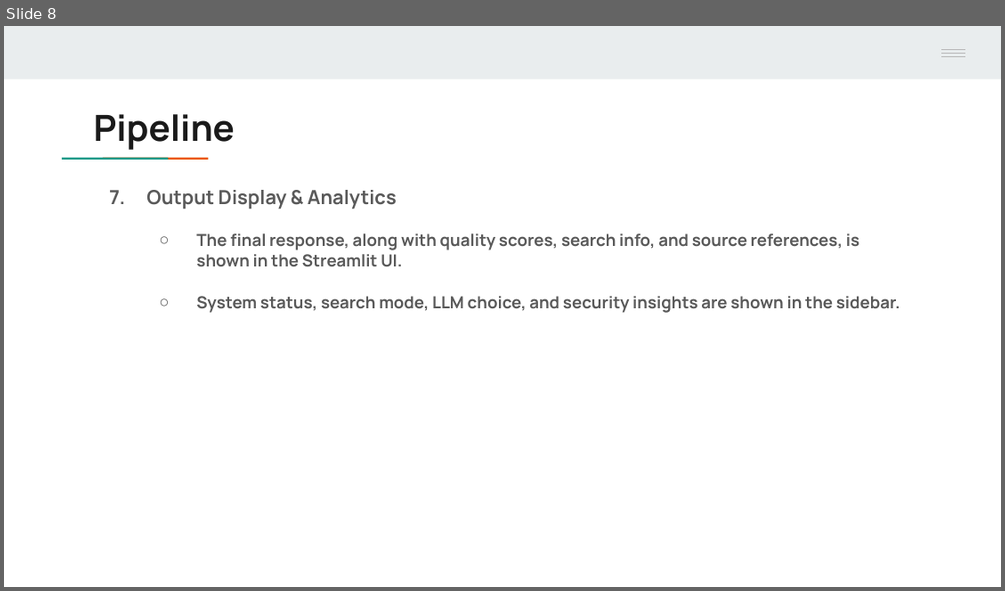
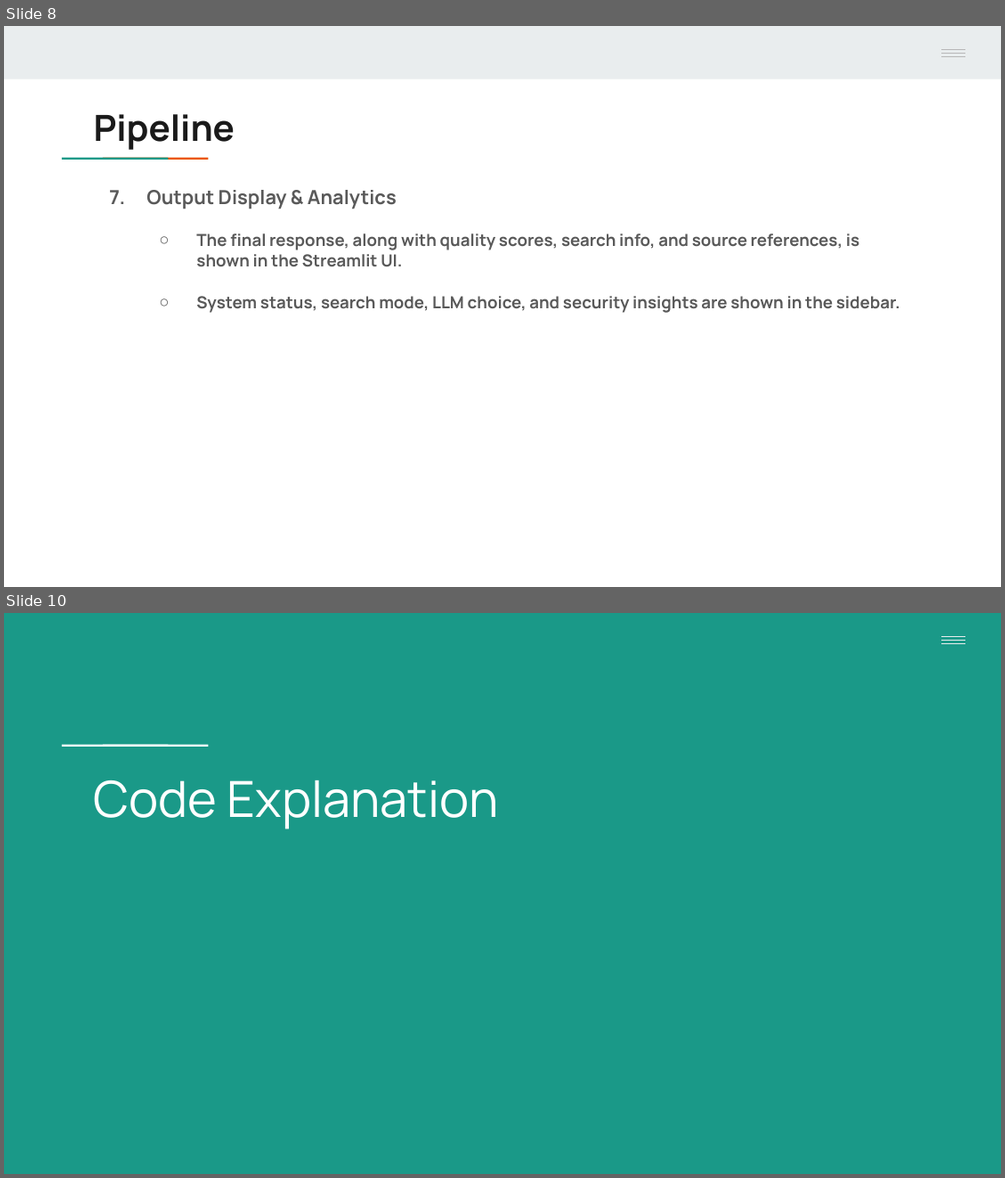
Before and after one commit to handamn/Nawatech-Machine_Learning_Engineer, a slide deck: task_2/Case2 Presentation.pptx. Shown one above the other, each under a label of ours: slide 8 before the commit, slides 8 and 10 after it; the slides between them are not shown. The pictures are 1005x591 and 1005x1178 pixels, drawn with LibreOffice and Linux fonts; fonts in the diff are those of the drawing. Boxes give left, top, right and bottom in pixels: in the first picture for what was removed or moved away, otherwise in the second. Text is boxed around its words. In the diff, an @@ line names an element or a change of style, - is before the commit and + after.

```diff
--- a/task_2/Case2 Presentation.pptx
+++ b/task_2/Case2 Presentation.pptx
@@ slide 10 added at <box>4,613,1001,1174</box>, background #1A9988 @@
@@ rectangle added at <box>907,613,1001,663</box>, fill #1A9988 @@
@@ line added from (941, 637) to (965, 637), #E9EDEE 0.75 pt @@
@@ line added from (941, 640) to (965, 640), #E9EDEE 0.75 pt @@
@@ line added from (941, 644) to (965, 644), #E9EDEE 0.75 pt @@
@@ rectangle added at <box>95,743,136,747</box>, fill #FFFFFF @@
@@ rectangle added at <box>135,743,176,747</box>, fill #FFFFFF @@
@@ title added at <box>94,780,499,829</box>, 36 pt, text #FFFFFF @@
+Code Explanation
```
Also in this commit, not shown: 2 slides changed, 27 other slides added, 1 slide removed, 1 other file.
